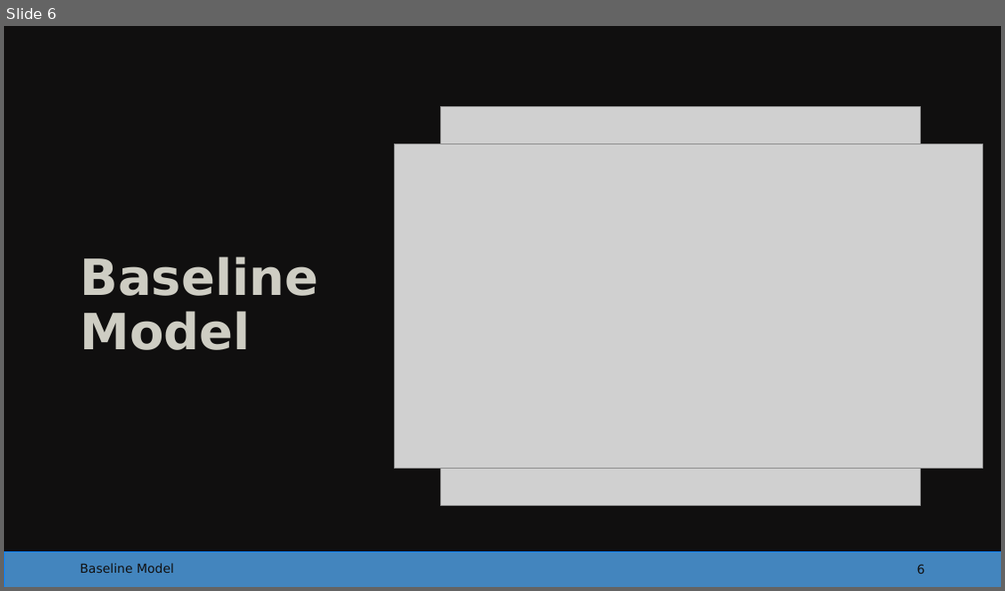
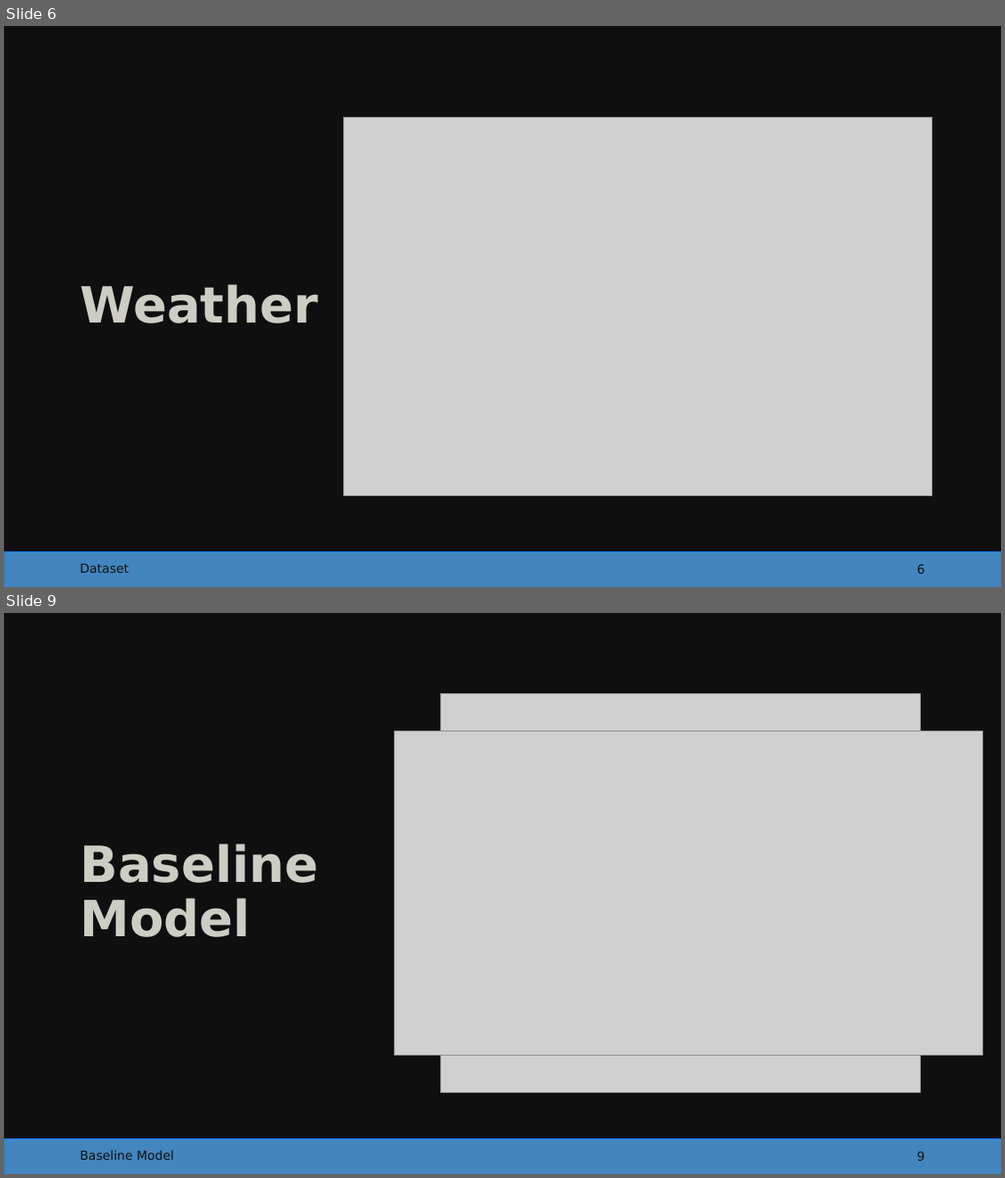
Before and after one commit to danielmeisinger/group-4, a slide deck: 4_Presentation/2024-01-09_presentation.pptx. Shown one above the other, each under a label of ours: slide 6 before the commit, slides 6 and 9 after it; the slides between them are not shown. The pictures are 1005x591 and 1005x1178 pixels, drawn with LibreOffice and Linux fonts; fonts in the diff are those of the drawing; grey boxes stand for pictures. Boxes give left, top, right and bottom in pixels: in the first picture for what was removed or moved away, otherwise in the second. Text is boxed around its words. In the diff, an @@ line names an element or a change of style, - is before the commit and + after.

```diff
--- a/4_Presentation/2024-01-09_presentation.pptx
+++ b/4_Presentation/2024-01-09_presentation.pptx
@@ slide 6 added at <box>4,26,1001,587</box>, background #100F0F; not listed: 1 template element that a slide beside it also shows @@
@@ picture added at <box>343,118,932,496</box> @@
@@ title added at <box>81,284,319,323</box>, 48 pt, text #CECDC3, bold @@
+Weather
@@ text added at <box>80,564,129,572</box>, 12 pt, text #100F0F @@
+Dataset
@@ page number added at <box>917,564,925,573</box>, 12 pt, text #100F0F @@
+6
@@ what was slide 6 is now slide 9 @@
@@ page number at <box>917,1151,925,1160</box>: text changed @@
-6
+9
```
Also in this commit, not shown: 4 slides changed, 5 other slides added, 1 slide removed.
